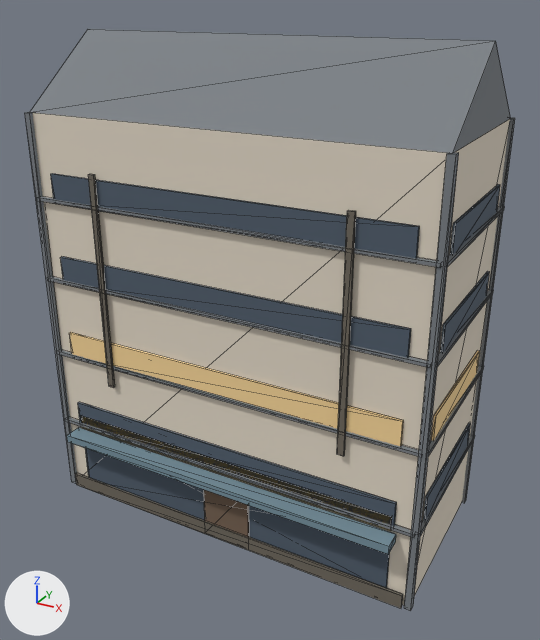
What one commit did to the glTF model public/buildings/lot_2x1.glb.
Rendered twice from a 50 mm camera at (19.6, -18.9, 18.7) aimed at (7.7, 2.8, 7.9). Arrows for +X, +Y and +Z are at lower left; the lights stay in place. The older version comes first. Mesh edges are drawn as thin lines. Vertices at exactly the same position are counted once.

Script lines for the objects in view, before the commit:
```python
mat_lot_2x1 = principled_material('lot_2x1')
mat_lot_2x1.base_color = (0.78, 0.7, 0.58)  # pale yellow #e5dac8
mat_lot_2x1.roughness = 0.85
me_lot_2x1 = bpy.data.meshes.new('lot_2x1')
me_lot_2x1.from_pydata(...)  # 362 vertices, 546 faces; spans x -0.2..14.7, y -0.8..6.7, z 0.0..17.5
# faces by material slot: [12, 246, 180, 12, 12, 12, 24, 48]
me_lot_2x1.materials.append(mat_lot_2x1)  # pale yellow #e5dac8
me_lot_2x1.materials.append(mat_lot_2x1_trim)  # grey #7c8186
me_lot_2x1.materials.append(mat_lot_2x1_glass)  # greyish blue #505d6c
me_lot_2x1.materials.append(mat_lot_2x1_sign)  # yellow #f6d481
me_lot_2x1.materials.append(mat_lot_2x1_door)  # brown #766150
me_lot_2x1.materials.append(mat_lot_2x1_awning)  # greyish blue #76909e
me_lot_2x1.materials.append(mat_lot_2x1_lit_glass)  # beige #f9d799
me_lot_2x1.materials.append(mat_lot_2x1_dirt)  # brown #6f695d
ob_lot_2x1 = bpy.data.objects.new('lot_2x1', me_lot_2x1)
ob_lot_2x1.location = (0.0, 0.0, 0.0)
```
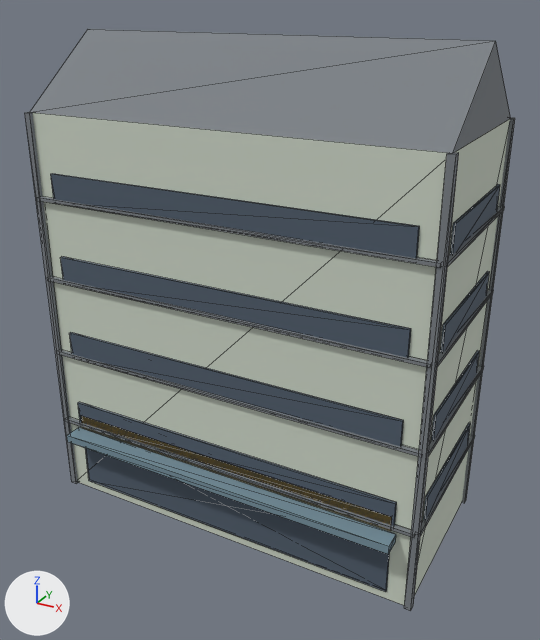
What differs and where, as boxes [x1, y1, x2, y2] in the pictures (540 x 640 px):
'lot_2x1', recoloured, reshaped: [25, 29, 515, 611] in both
part 1 of me_lot_2x1, deleted: before [337, 210, 356, 456]
part 2 of me_lot_2x1, deleted (brown): before [204, 490, 249, 537]
part 3 of me_lot_2x1, deleted: before [75, 473, 403, 608]
part 4 of me_lot_2x1, deleted: before [88, 174, 115, 388]
part 5 of me_lot_2x1, recoloured (beige to greyish blue): [69, 332, 480, 446] in both

Diff of the bpy script that builds the scene:
```diff
--- a/public/buildings/lot_2x1.glb.py
+++ b/public/buildings/lot_2x1.glb.py
@@ mat_lot_2x1 @@
 mat_lot_2x1 = principled_material('lot_2x1')
-mat_lot_2x1.base_color = (0.78, 0.7, 0.58)  # pale yellow #e5dac8
+mat_lot_2x1.base_color = (0.62, 0.68, 0.58)  # light grey #ced7c8
 mat_lot_2x1.roughness = 0.85
@@ me_lot_2x1 @@
 # used by ob_lot_2x1; location = (0.0, 0.0, 0.0)
-me_lot_2x1.from_pydata(...)  # 362 vertices, 546 faces; spans x -0.2..14.7, y -0.8..6.7, z 0.0..17.5
+me_lot_2x1.from_pydata(...)  # 322 vertices, 486 faces; spans x -0.2..14.7, y -0.8..6.7, z 0.0..17.5
+# me_lot_2x1 part 1: the loose piece of 8 vertices spanning x 11.8..12.0, y -0.2..-0.1, z 5.2..13.2 is deleted
+# me_lot_2x1 part 2: the loose piece of 8 vertices spanning x 6.5..8.4, y -0.1..0.0, z 0.0..2.5 is deleted
+# me_lot_2x1 part 3: the loose piece of 8 vertices spanning x 0.2..14.3, y -0.2..-0.1, z 0.0..0.6 is deleted
+# me_lot_2x1 part 4: the loose piece of 8 vertices spanning x 2.5..2.7, y -0.2..-0.1, z 5.2..13.2 is deleted
+# me_lot_2x1 part 5: 24 faces spanning x 0.7..14.6, y -0.1..5.8, z 6.0..7.0 switch from mat_lot_2x1_lit_glass (beige #f9d799) to mat_lot_2x1_glass (greyish blue #505d6c)
+# other edits to the shape of me_lot_2x1 do not show in these pictures
 me_lot_2x1.materials.append(mat_lot_2x1)
@@ me_lot_2x1 @@
 me_lot_2x1.materials.append(mat_lot_2x1_sign)
-me_lot_2x1.materials.append(mat_lot_2x1_door)  # brown #766150
 me_lot_2x1.materials.append(mat_lot_2x1_awning)
-me_lot_2x1.materials.append(mat_lot_2x1_dirt)  # brown #6f695d
```
